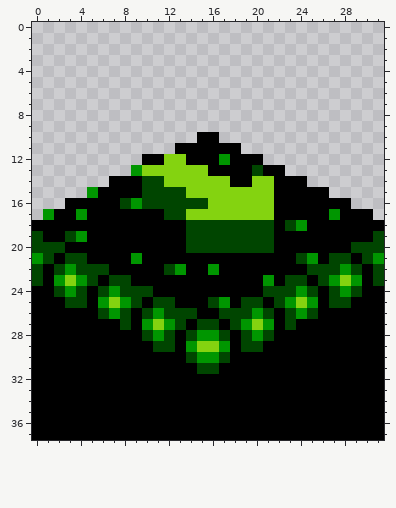
Pixel-art sprite, stored at tiles/forest/start.png. The picture above is the old version.
The file is 32x38 pixels.
The same view after the edit:
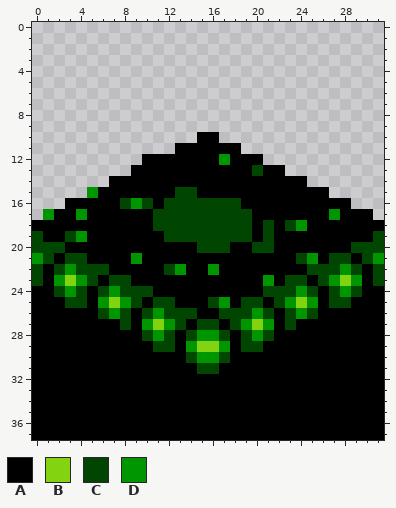
Palette (. is transparent): A #000000  B #84d310  C #004500  D #009600
Log entry: start removed arrows
Change:
@@ x 7..23 @@
 11 ......AAAAAA.....
-12 ...AABBAAADAAA...
-13 ..DBBBBBBAAAACAA.
-14 AAACCBBBBBBAABBAA
-15 AAACCCCBBBBBBBBAA
-16 ACDCCCCCCBBBBBBAA
-17 AAAAACCBBBBBBBBAA
-18 AAAAAAACCCCCCCCAC
-19 AAAAAAACCCCCCCCAA
-20 AAAAAAACCCCCCCCAA
+12 ...AAAAAAADAAA...
+13 ..AAAAAAAAAAACAA.
+14 AAAAAAAAAAAAAAAAA
+15 AAAAAACCAAAAAAAAA
+16 ACDCACCCCCCCAAAAA
+17 AAAACCCCCCCCCAAAA
+18 AAAACCCCCCCCCACAC
+19 AAAAACCCCCCCCACAA
+20 AAAAAAAACCCAACCAA
 21 AADAAAAAAAAAAAAAA
